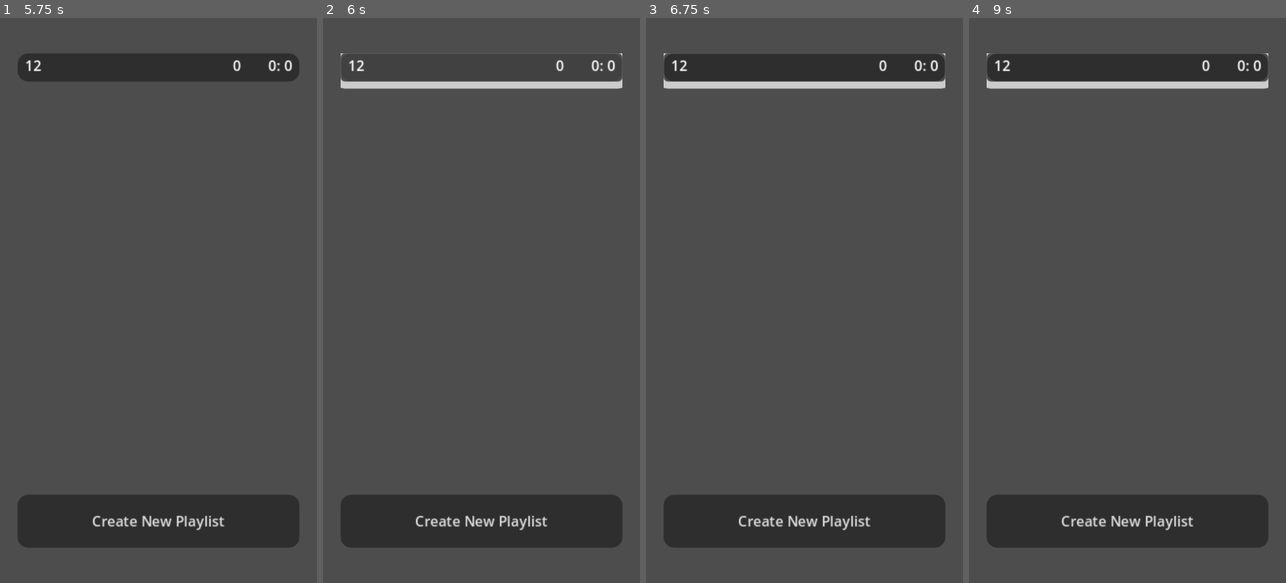
Above: before the commit, frames 1-4 (left to right).
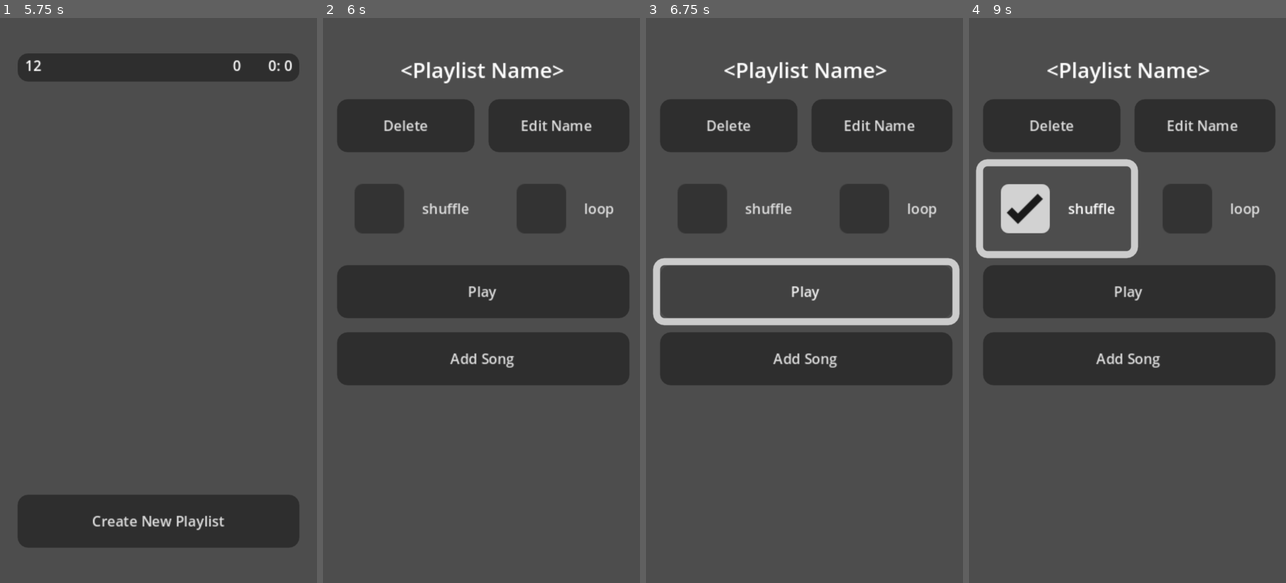
Above: after the commit, the same moments.

Repository: ConstellationSloth/MusicPlayer
Game: Godot game, scene res://Scenes/main.tscn
The game is run twice, just before and just after one commit, with the same random seed, the same clock (stepped at 60 frames per second) and the same inputs.
Inputs (mouse positions are in pixels of both pictures, inside the frame that each line leads up to):
- Up to frame 1 (5.75 s): click "Song Library" at 0.5 s; click "Playlists" at 1.25 s; click "Create New Playlist" at 2 s; click (225, 266) at 2.77 s; type "12" at 2.85 s; click "Create New Playlist" at 3.5 s; click (158, 300) at 4.25 s; click "Create" at 5 s
- Up to frame 2 (6 s): click (481, 68) at 5.75 s
- Up to frame 3 (6.75 s): click (804, 289) at 6.5 s, where only the run after the commit has a clickable "Play"
- Up to frame 4 (9 s): click (1127, 289) at 7.25 s, where only the run after the commit has a clickable "Play"; click (1203, 125) at 8 s, where only the run after the commit has a clickable "Edit Name"; click (1054, 210) at 8.75 s, where only the run after the commit has a clickable "shuffle"

Frame 1 is identical in both runs. In frame 2, 38% of the frame differs, in the area x 4-97%, y 6-94%; in frame 3, 35%; in frame 4, 43%, in the area x 2-97%, y 6-94%.

Commit message:
IT CAN PLAY A PLAYLIST NOW

Diff:
--- a/Autoloads/playlist_player.gd
+++ b/Autoloads/playlist_player.gd
@@ -18,6 +18,7 @@
 		print("NO SONGS LEFT TO PLAY")
 		return
 	var song = songs_to_play.pop_front()
+	playing_song = song
 	load_song_stream(song)
 
 func load_song_stream(song: Song):
@@ -37,6 +38,8 @@
 
 func play_songs(song_info_list : Array[Song]):
 	songs_to_play = song_info_list
+	play_next_song()
+
 
 func add_playlist(playlist: Playlist):
 	playlist_dictionary[playlist.id] = playlist
--- a/Scenes/add_song.gd
+++ b/Scenes/add_song.gd
@@ -39,6 +39,7 @@
 		new_song.add_playlist(playlist_id)
 		var playlist = PlaylistPlayer.playlist_dictionary[playlist_id]
 		playlist.songs.append(song_id)
+		playlist.length += new_song.length
 		PlaylistPlayer.add_playlist(playlist)
 	ResourceSaver.save(new_song, Globals.SONG_INFO_DIRECTORY+str(song_id)+".tres")
 	EventBus.song_added.emit()
--- a/Scenes/main.gd
+++ b/Scenes/main.gd
@@ -1,16 +1,25 @@
 extends Control
 
-@onready var scene_container = $PageContainer
 
 @export var playlist_list_scene : PackedScene
 @export var add_song_scene : PackedScene
 @export var home_scene : PackedScene
+@export var playlist_scene : PackedScene
+
 @onready var stream_player = $AudioStreamPlayer
+@onready var scene_container = $PageContainer
 
 func _ready():
 	EventBus.music_uploaded.connect(on_music_upload)
 	EventBus.song_added.connect(on_song_added)
 	EventBus.view_playlists_selected.connect(view_playlists)
+	EventBus.playlist_selected.connect(view_playlist)
+
+func view_playlist(playlist: Playlist):
+	clear_page()
+	var screen = playlist_scene.instantiate()
+	screen.set_playlist(playlist)
+	set_page(screen)
 
 func view_playlists():
 	clear_page()
--- a/Scenes/main.tscn
+++ b/Scenes/main.tscn
@@ -7,6 +7,7 @@
 [ext_resource type="PackedScene" uid="uid://dadnutm2elwe6" path="res://Scenes/homepage.tscn" id="4_344ge"]
 [ext_resource type="PackedScene" uid="uid://cxnh411o1g6jr" path="res://Scenes/playlist_list.tscn" id="4_jjvhh"]
 [ext_resource type="PackedScene" uid="uid://ndtwl71c28u6" path="res://Autoloads/PlaylistPlayer.tscn" id="5_kry3j"]
+[ext_resource type="PackedScene" uid="uid://8ke344xwx38r" path="res://Scenes/playlist_screen.tscn" id="5_ynf5e"]
 [ext_resource type="PackedScene" uid="uid://d4ihuuf42jp7c" path="res://Scenes/PlaylistPopupPanel.tscn" id="6_21xkr"]
 
 [node name="Main" type="Control"]
@@ -20,6 +21,7 @@
 playlist_list_scene = ExtResource("4_jjvhh")
 add_song_scene = ExtResource("4_21xkr")
 home_scene = ExtResource("4_344ge")
+playlist_scene = ExtResource("5_ynf5e")
 
 [node name="BG" parent="." instance=ExtResource("2_jjvhh")]
 layout_mode = 0
--- a/Scenes/playlist_screen.gd
+++ b/Scenes/playlist_screen.gd
@@ -22,10 +22,7 @@
 
 func _on_play_pressed():
 	#turn the songs into a list
-	var songs_to_play = []
+	var songs_to_play: Array[Song] = []
 	for song_id in playlist.songs:
 		songs_to_play.append(songs[song_id])
 	PlaylistPlayer.play_songs(songs_to_play)
-
-	# send all the song info to playlist player
-	pass # Replace with function body.
--- a/Scenes/playlist_screen.tscn
+++ b/Scenes/playlist_screen.tscn
@@ -3,12 +3,13 @@
 [ext_resource type="Script" uid="uid://jmfpmjbr44v3" path="res://Scenes/playlist_screen.gd" id="1_m4m31"]
 [ext_resource type="PackedScene" uid="uid://crn344do5xq1p" path="res://Scenes/song_row.tscn" id="2_riiop"]
 
-[node name="PlaylistScreen" type="VBoxContainer" node_paths=PackedStringArray("name_label", "name_line_edit", "confirmation_dialog")]
+[node name="PlaylistScreen" type="VBoxContainer" node_paths=PackedStringArray("name_label", "name_line_edit", "confirmation_dialog", "song_container")]
 script = ExtResource("1_m4m31")
 name_label = NodePath("PlaylistName")
 name_line_edit = NodePath("EditPlaylistName")
 confirmation_dialog = NodePath("ConfirmationDialog")
 song_row_scene = ExtResource("2_riiop")
+song_container = NodePath("Songs")
 
 [node name="EditPlaylistName" type="LineEdit" parent="."]
 visible = false
Not shown: 1 places in Scenes/main.tscn that only renumber resources
